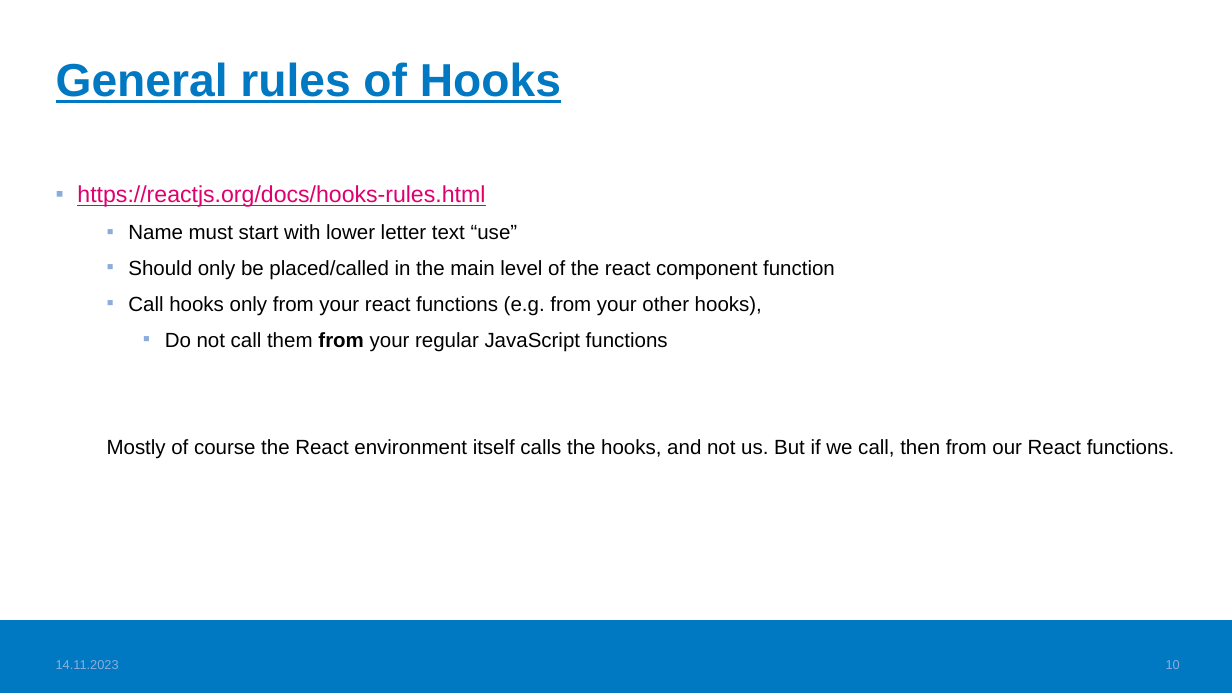
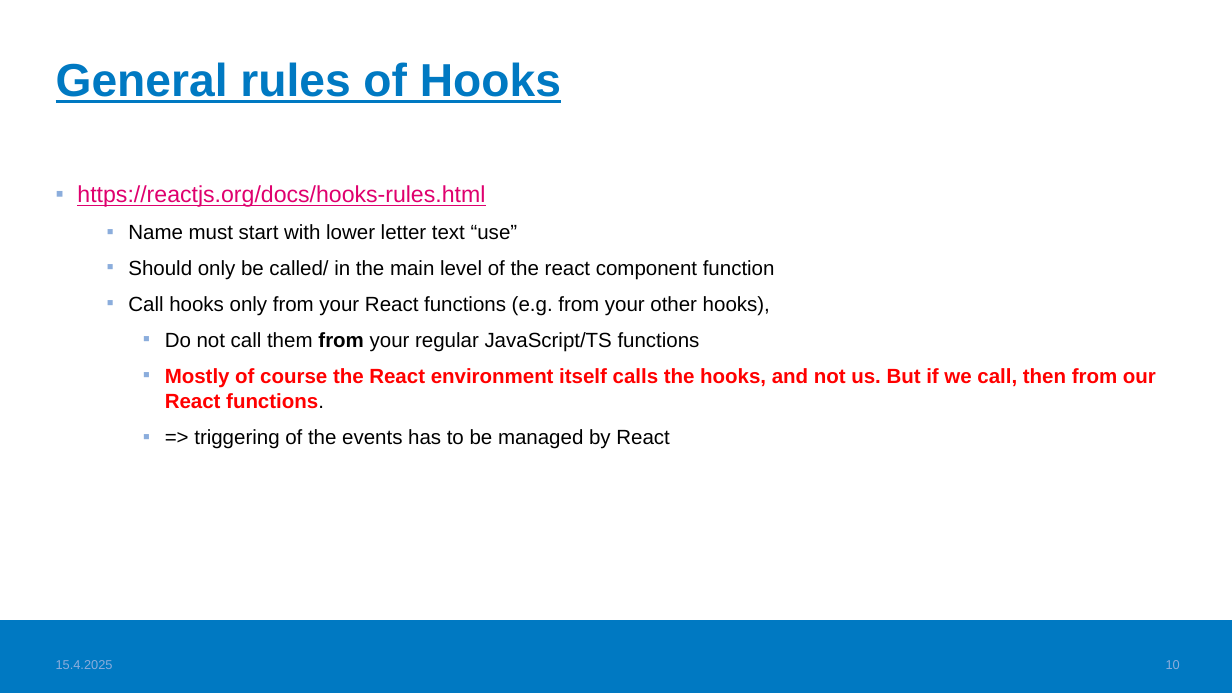
Before and after one commit to valju/docs_frontend_design, a slide deck: slide 10 of FrontendStuff_ForExam.pptx. Drawn at 1232x693 pixels with LibreOffice and Linux fonts; fonts in the diff are those of the drawing; background and template pictures are left out. Boxes give left, top, right and bottom in pixels: in the first picture for what was removed or moved away, otherwise in the second. Text is boxed around its words. In the diff, an @@ line names an element or a change of style, - is before the commit and + after.

```diff
--- a/FrontendStuff_ForExam.pptx
+++ b/FrontendStuff_ForExam.pptx
@@ text at (128,260,775,352): text changed @@
-  ▪ Should only be placed/called in the main level of the react component function
-  ▪ Call hooks only from your react functions (e.g. from your other hooks),
-    ▪ Do not call them from your regular JavaScript functions
+  ▪ Should only be called/ in the main level of the react component function
+  ▪ Call hooks only from your React functions (e.g. from your other hooks),
+    ▪ Do not call them from your regular JavaScript/TS functions
@@ text at (165,368,1156,409): text colour #000000 to #FF0000, bold on in "Mostly of course the React environment itself ..."; bullet none to ▪; list level 2 to 3 in "Mostly of course the React ..." @@
@@ text at (194,429,669,449): paragraph added @@
+    ▪ => triggering of the events has to be managed by React
@@ text at (56,660,113,669): text changed @@
-14.11.2023
+15.4.2025
```
Also in this commit, not shown: 19 other slides changed, 1 other file.
